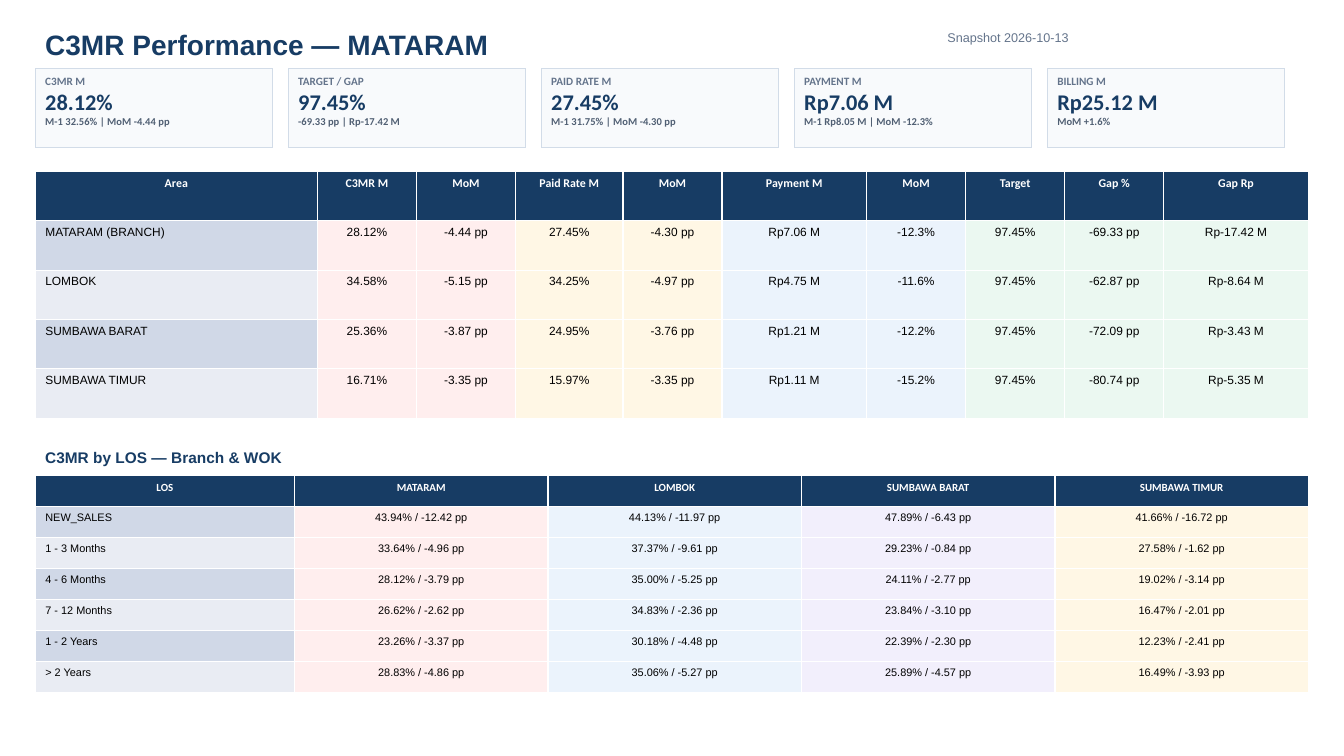
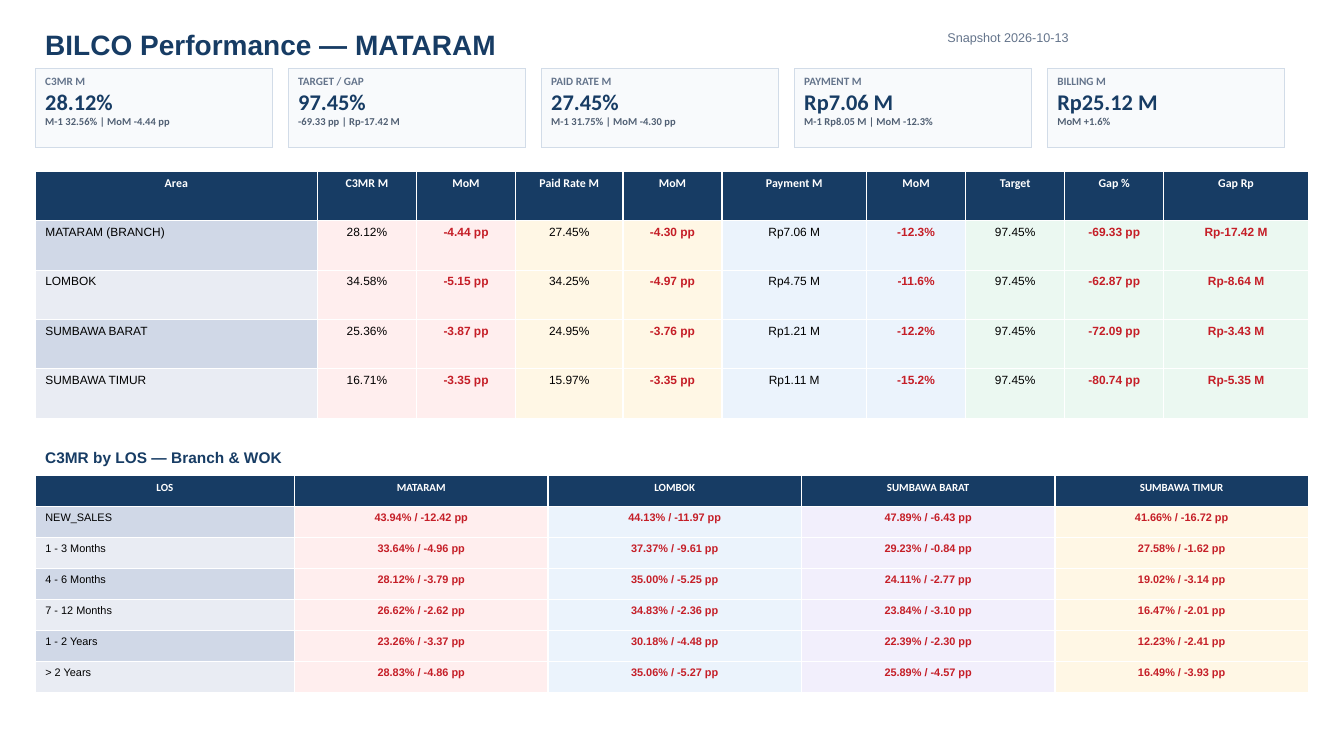
Before and after one commit to linktreehhbalnus-eng/wow_balnus, a slide deck: slide 11 of beta_12wok/reports/BRANCH_MATARAM_PERFORMANCE_SUMMARY_20261013_INARA.pptx. Drawn at 1344x756 pixels with LibreOffice and Linux fonts; fonts in the diff are those of the drawing. Boxes give left, top, right and bottom in pixels: in the first picture for what was removed or moved away, otherwise in the second. Text is boxed around its words. In the diff, an @@ line names an element or a change of style, - is before the commit and + after.

```diff
--- a/beta_12wok/reports/BRANCH_MATARAM_PERFORMANCE_SUMMARY_20261013_INARA.pptx
+++ b/beta_12wok/reports/BRANCH_MATARAM_PERFORMANCE_SUMMARY_20261013_INARA.pptx
@@ text at (45,34,496,56): text changed @@
-C3MR Performance — MATARAM
+BILCO Performance — MATARAM
@@ table at (35,171,1307,418) @@
@@ text colour #000000 to #C51E27, bold on in "-4.44 pp", "-4.30 pp", "-12.3%", "-69.33 pp" and 16 more places @@
@@ table at (35,476,1307,693) @@
@@ text colour #000000 to #C51E27, bold on in "43.94% / -12.42 pp", "44.13% / -11.97 pp", "47.89% / -6.43 pp", "41.66% / -16.72 pp" and 20 more places @@
```
Also in this commit, not shown: 12 other files.
